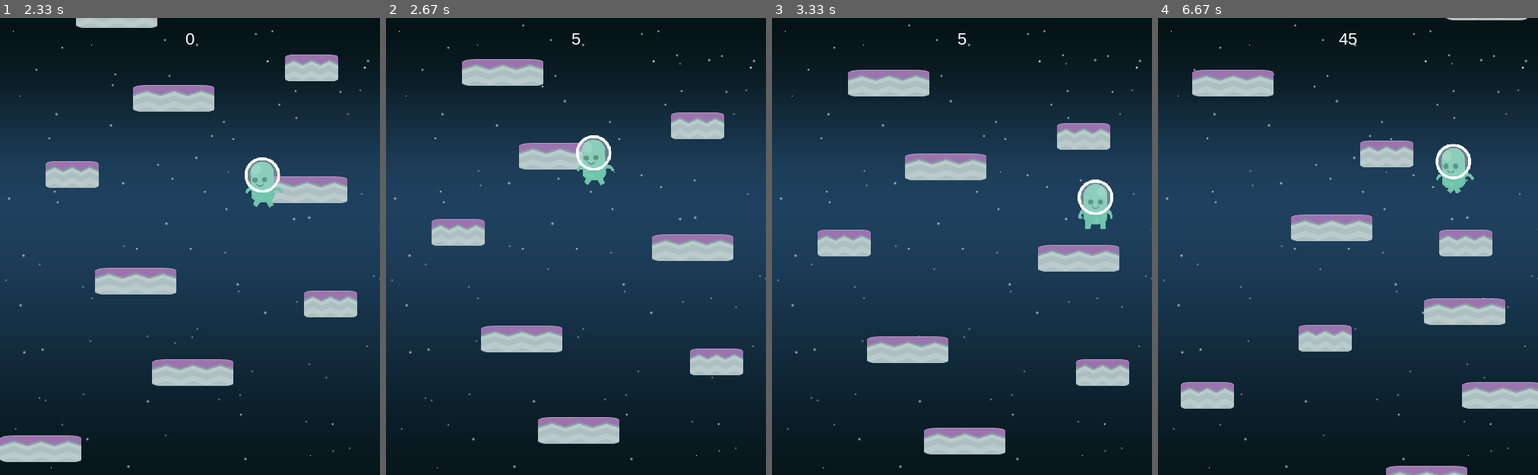
Above: before the commit, frames 1-4 (left to right).
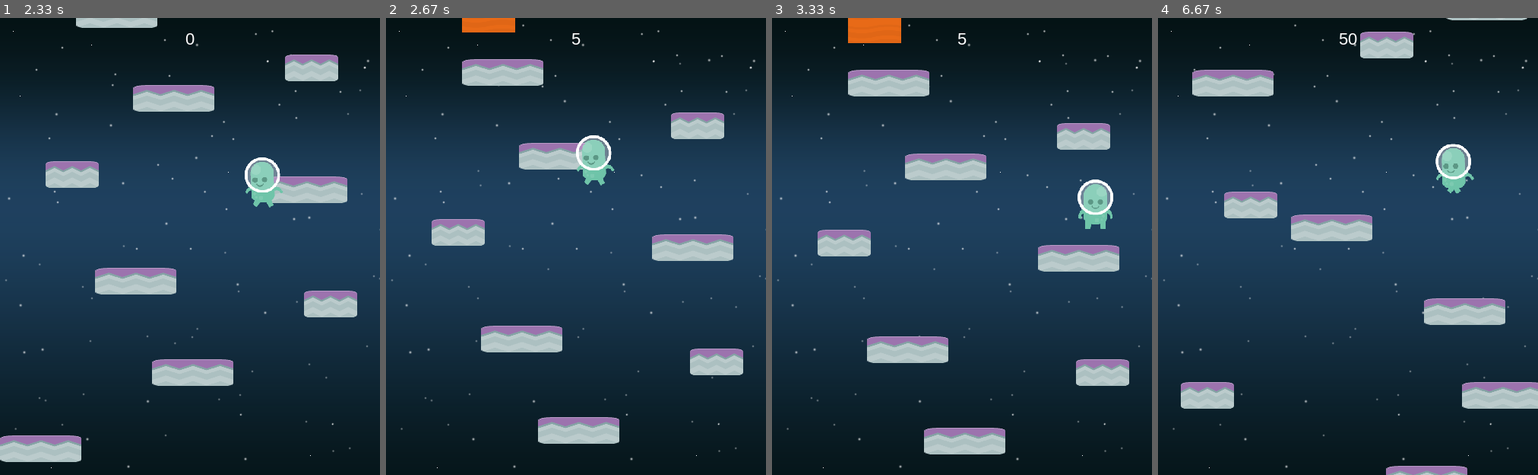
Above: after the commit, the same moments.

Repository: RodrigoMBarros/PyGame_2020.1
Game: pygame game, started from inicio_projeto/game_main.py
Two runs of this game, one before a commit and one after it. Both use one fixed random seed, a clock stepped at 60 frames per second and the inputs below.
Inputs:
- Up to frame 1 (2.33 s): tap Space at 0.33 s; hold Right 0.67-1.13 s; hold Right 1.17-1.63 s; hold Left 1.67-2.2 s; hold Left from 2.23 s (still down)
- Up to frame 2 (2.67 s): release Left at 2.63 s
- Up to frame 3 (3.33 s): hold Right 2.67-3.3 s
- Up to frame 4 (6.67 s): hold Left 3.33-3.8 s; hold Right 3.83-4.3 s; hold Right 4.33-4.8 s; hold Left 4.83-5.37 s; hold Left 5.4-5.8 s; hold Right 5.83-6.47 s; hold Left from 6.5 s (still down)

Frame 1 is identical in both runs. In frame 2, 0.4% of the frame differs, in the area x 20-34%, y 0-4%; in frame 3, 0.8%; in frame 4, 4.1%, in the area x 17-88%, y 3-73%.

Commit message:
plataformas de super_pulo!

Diff:
--- a/inicio_projeto/game_main.py
+++ b/inicio_projeto/game_main.py
@@ -15,6 +15,7 @@
 JOGADOR_ACEL = 8
 GRAVIDADE = 1
 PULO_JOGADOR = 22
+SUPER_PULO = 40
 
 # == Cores
 WHITE = (255, 255, 255)
@@ -44,8 +45,9 @@
 LISTA_aleatorias_inciais = [(60, 180),
                             (375, 40),
                             (400, 350),
-                            (30, -250),
-                            (370, -450)]
+                            (30, -250)]
+
+LISTA_super_pulo_incial = [(100, -100)]
 
 
 # ==== Classes
@@ -221,9 +223,8 @@
 class Plataformas_regulares(pg.sprite.Sprite):
     def __init__(self, spritesheet_p, x, y):
         pg.sprite.Sprite.__init__(self)
-        self.spritesheet_p = spritesheet_p
-
-        self.image = self.spritesheet_p.get_image_plat(144, 648, 70, 70)
+
+        self.image = spritesheet_p.get_image_plat(144, 648, 70, 70)
         self.rect = self.image.get_rect()
         self.rect.x = x
         self.rect.y = y
@@ -234,6 +235,16 @@
         pg.sprite.Sprite.__init__(self)
 
         self.image = spritesheet_p.get_image_plat2(144, 648, 70, 70)
+        self.rect = self.image.get_rect()
+        self.rect.x = x
+        self.rect.y = y
+
+
+class Plataformas_super_pulo(pg.sprite.Sprite):
+    def __init__(self, spritesheet_p, x, y):
+        pg.sprite.Sprite.__init__(self)
+
+        self.image = spritesheet_p.get_image_plat2(504, 0, 70, 70)
         self.rect = self.image.get_rect()
         self.rect.x = x
         self.rect.y = y
@@ -290,6 +301,7 @@
         # === Grupo de spreites plataformas
         self.platforms_R = pg.sprite.Group()  # grupo para as plataformas regulares
         self.platforms_A = pg.sprite.Group()  # grupo para as plataformas aleatorias
+        self.platforms_P = pg.sprite.Group()  # grupo para as plataformas super pulo
 
         for plat in LISTA_plataformas_iniciais:
             p = Plataformas_regulares(self.spritesheet_p, *plat)  # explora todas a lista de forma quebrada
@@ -301,6 +313,11 @@
             self.all_sprites.add(p)
             self.platforms_A.add(p)
 
+        for plat in LISTA_super_pulo_incial:
+            p = Plataformas_super_pulo(self.spritesheet_p, *plat)  # explora todas a lista de forma quebrada
+            self.all_sprites.add(p)
+            self.platforms_P.add(p)
+
     def run(self):
         # game Loop
         self.clock.tick(FPS)
@@ -318,20 +335,18 @@
         # checando colisões
         hits = pg.sprite.spritecollide(self.jogador, self.platforms_R, False)  # contato com as plataformas regulares
         hits2 = pg.sprite.spritecollide(self.jogador, self.platforms_A, False)  # contato com as plataformas aleatorias
+        hits3 = pg.sprite.spritecollide(self.jogador, self.platforms_P, False)  # contato com as plataformas super pulo
 
         if hits:  # verifica impacto entre jogador e as plataformas regulares para realizar o pulo
-
             if (self.jogador.Vy > 0) and (self.jogador.rect.bottom > hits[0].rect.top) and (
                     self.jogador.maior_altura < hits[0].rect.top):
                 self.jogador.rect.bottom = hits[0].rect.top
                 self.jogador.image = self.jogador.front[0]
                 self.jumpping = False
                 self.walking = False
-
                 self.jogador.Vy = -PULO_JOGADOR
 
         if hits2:  # verifica impacto entre jogador e as plataformas aleatorias para realizar o pulo
-
             if (self.jogador.Vy > 0) and (self.jogador.rect.bottom > hits2[0].rect.top) and (
                     self.jogador.maior_altura < hits2[0].rect.top):
                 self.jogador.rect.bottom = hits2[0].rect.top
@@ -339,6 +354,14 @@
                 self.walking = False
                 self.jogador.Vy = -PULO_JOGADOR
 
+        if hits3:  # verifica impacto entre jogador e a plataforma super_pulo para realizar o super pulo
+            if (self.jogador.Vy > 0) and (self.jogador.rect.bottom > hits3[0].rect.top) and (
+                    self.jogador.maior_altura < hits3[0].rect.top):
+                self.jogador.rect.bottom = hits3[0].rect.top
+                self.jumpping = False
+                self.walking = False
+                self.jogador.Vy = -SUPER_PULO
+
         # ___Fazer a tela rodar quando o jogador chegar a 1/4 da tela___
         if self.jogador.rect.top <= HEIGHT / 4:
             self.jogador.rect.y += max(abs(self.jogador.Vy), 2)
@@ -352,7 +375,8 @@
                                               (plat.rect.y - HEIGHT * 2))  # sorteando posição das plataformas
 
                     while pg.sprite.spritecollide(p, self.platforms_R, False) or \
-                            pg.sprite.spritecollide(p, self.platforms_A, False):
+                            pg.sprite.spritecollide(p, self.platforms_A, False) or \
+                            pg.sprite.spritecollide(p, self.platforms_P, False):
                         p = Plataformas_regulares(self.spritesheet_p, (random.randrange(0, WIDTH - width)),
                                                   (plat.rect.y - HEIGHT * 2))
 
@@ -367,14 +391,34 @@
                 if plat.rect.y >= HEIGHT:  # recolocando as plataformas aleatorias
                     width = random.randrange(50, 100)
                     p = Plataformas_aleatorias(self.spritesheet_p, (random.randrange(0, WIDTH - width)),
-                                               (random.randrange(-HEIGHT, -20)))
+                                               (random.randrange(-HEIGHT, -200)))
 
                     while pg.sprite.spritecollide(p, self.platforms_A, False) or \
-                            pg.sprite.spritecollide(p, self.platforms_R, False):
+                            pg.sprite.spritecollide(p, self.platforms_R, False) or \
+                            pg.sprite.spritecollide(p, self.platforms_P, False):
                         p = Plataformas_aleatorias(self.spritesheet_p, (random.randrange(0, WIDTH - width)),
-                                                   (random.randrange(-HEIGHT, -20)))
+                                                   (random.randrange(-HEIGHT, -200)))
 
                     self.platforms_A.add(p)
+                    self.all_sprites.add(p)
+                    plat.kill()
+                    self.score += 5
+
+            for plat in self.platforms_P:
+                plat.rect.y += max(abs(self.jogador.Vy), 2)
+
+                if plat.rect.y >= HEIGHT:  # recolocando a plataforma super pulo
+                    width = random.randrange(50, 100)
+                    p = Plataformas_super_pulo(self.spritesheet_p, (random.randrange(0, WIDTH - width)),
+                                               (random.randrange(-2*HEIGHT, -20)))
+
+                    while pg.sprite.spritecollide(p, self.platforms_A, False) or \
+                            pg.sprite.spritecollide(p, self.platforms_R, False) or \
+                            pg.sprite.spritecollide(p, self.platforms_P, False):
+                        p = Plataformas_aleatorias(self.spritesheet_p, (random.randrange(0, WIDTH - width)),
+                                                   (random.randrange(-2*HEIGHT, -20)))
+
+                    self.platforms_P.add(p)
                     self.all_sprites.add(p)
                     plat.kill()
                     self.score += 5
--- a/inicio_projeto/highscore.txt
+++ b/inicio_projeto/highscore.txt
@@ -1 +1 @@
-740
+605
